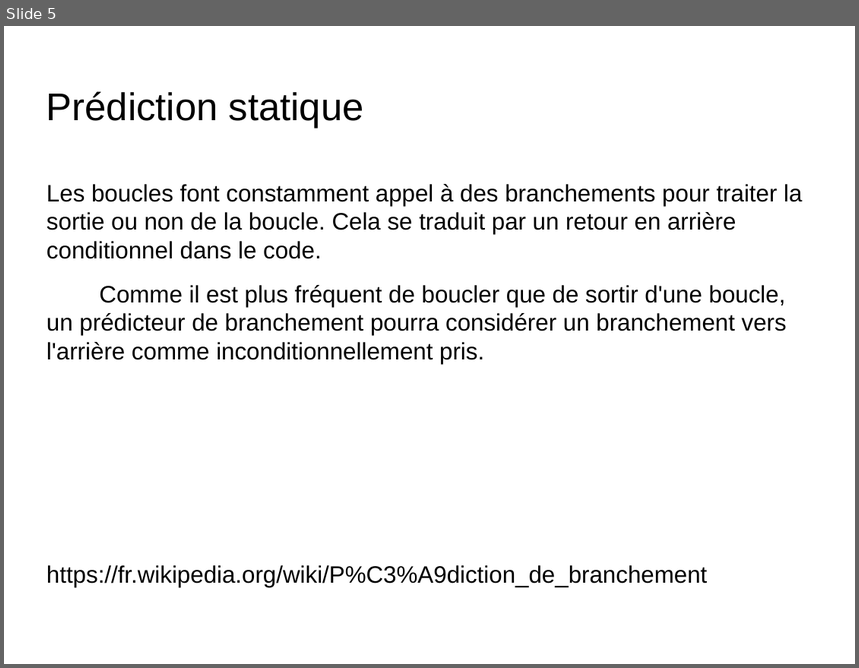
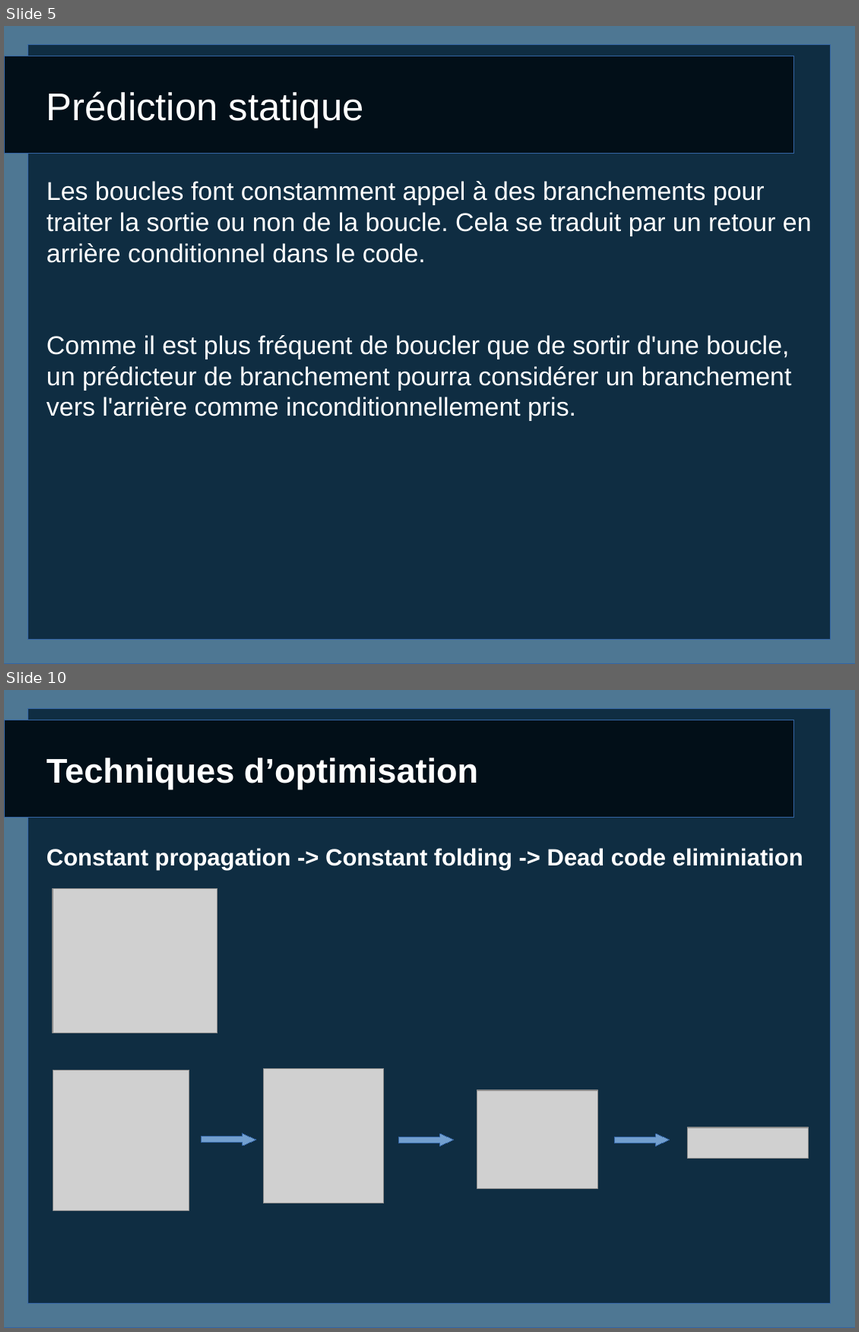
Before and after one commit to caswitch/recherche-et-doc-s4, a slide deck: Diapo1.odp. Shown one above the other, each under a label of ours: slide 5 before the commit, slides 5 and 10 after it; the slides between them are not shown. The pictures are 859x668 and 859x1332 pixels, drawn with LibreOffice and Linux fonts; fonts in the diff are those of the drawing; grey boxes stand for pictures; background and template pictures are left out. Boxes give left, top, right and bottom in pixels: in the first picture for what was removed or moved away, otherwise in the second. Text is boxed around its words. In the diff, an @@ line names an element or a change of style, - is before the commit and + after.

```diff
--- a/Diapo1.odp
+++ b/Diapo1.odp
@@ slide 10 added at (4, 690, 855, 1328), background #FFFFFF; not listed: 3 template elements that a slide beside it also shows @@
@@ title added at (47, 758, 478, 789), 32 pt, text #FFFFFF, bold @@
+Techniques d’optimisation
@@ text added at (47, 848, 804, 870), 22 pt, text #FFFFFF, bold @@
+Constant propagation -> Constant folding -> Dead code eliminiation
@@ picture added at (53, 888, 218, 1033) @@
@@ picture added at (53, 1070, 189, 1211) @@
@@ picture added at (263, 1068, 384, 1204) @@
@@ picture added at (477, 1091, 598, 1189) @@
@@ right arrow added at (202, 1134, 256, 1147), fill #729FCF, outline #3465A4 0 pt @@
@@ right arrow added at (399, 1134, 455, 1147), fill #729FCF, outline #3465A4 0 pt @@
@@ right arrow added at (615, 1134, 670, 1147), fill #729FCF, outline #3465A4 0 pt @@
@@ picture added at (688, 1128, 809, 1159) @@
@@ slide 5 changed as well @@
@@ rectangle added at (4, 26, 855, 664), fill #4E7793, outline #3465A4 0 pt @@
@@ rectangle added at (28, 44, 830, 641), fill #0F2D42, outline #3465A4 0 pt @@
@@ freeform shape added at (4, 56, 795, 154), fill #020F18, outline #3465A4 0 pt @@
@@ title "Prédiction statique" at (47, 91, 364, 128): text colour #000000 to #FFFFFF @@
@@ text "Les boucles font constamment appel ..." at (47, 181, 812, 421): size 22.2 to 24 pt, text colour #000000 to #FFFFFF @@
@@ text at (47, 566, 707, 588): paragraph removed @@
-https://fr.wikipedia.org/wiki/P%C3%A9diction_de_branchement
```
Also in this commit, not shown: 6 other slides changed, 2 other slides added, 3 slides removed, 6 other files.
